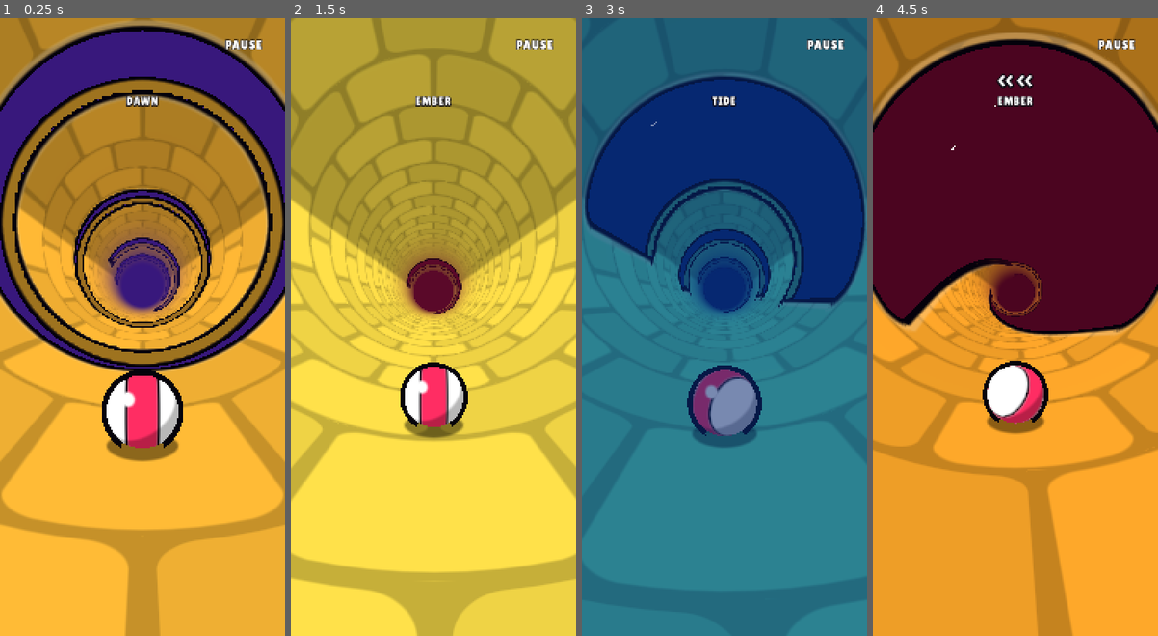
Above: before the commit, frames 1-4 (left to right).
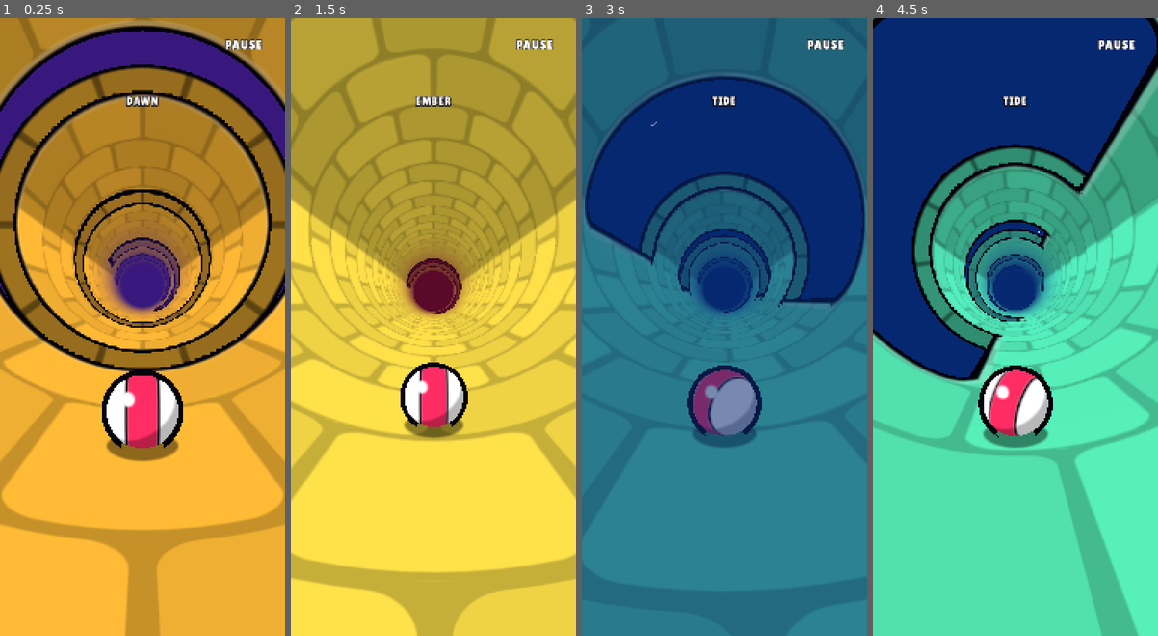
Above: after the commit, the same moments.

Repository: NixoSM/3D-gazer
Game: Godot game, scene res://tools/render_audit.tscn
Same seed, same stepped clock (60 frames per second), same inputs: the game is played once before the commit and once after it. This scene is started directly instead of the project's main scene.
Inputs (mouse positions are in pixels of both pictures, inside the frame that each line leads up to):
- Up to frame 1 (0.25 s): no input
- Up to frame 2 (1.5 s): move the mouse to (496, 296) at 0.52 s; hold D (tilt_right) 0.53-1.25 s; hold E (echo) 0.53-1.25 s; click (496, 296) at 0.67 s; tap Space (jump_big) at 0.77 s; drag from (376, 357) to (419, 450) at 1.27 s
- Up to frame 3 (3 s): move the mouse to (753, 191) at 2.02 s; hold D (tilt_right) 2.03-2.75 s; tap P at 2.1 s; click "RESTART LEVEL" at 2.75 s
- Up to frame 4 (4.5 s): drag from (1001, 450) to (930, 234) at 3.52 s; move the mouse to (1101, 419) at 4.27 s; hold A (tilt_left) from 4.28 s (still down); tap Shift at 4.35 s

The runs differ from the first frame. In frame 1, 8.0% of the frame differs, in the area x 0-100%, y 7-57%; in frame 2, 0.2%; in frame 3, 2.1%; in frame 4, 100%, in the area x 0-100%, y 0-100%.

Commit message:
Chunky 0.8 m shell with textured cut faces
Nicola picked the chunky shell: TunnelMath.WALL_THICKNESS is 0.8 m, which
both the physics and the cut-face renderer use. The cut faces now find the
ray's real hit point on the face (bisection on the hole field) and are
textured: by default the floor tiles' seams carry on down the faces so
every tile reads as a block; plain, layered and blocks-with-layers styles
are selectable and rendered by render_audit. Tests and bot runs pass.

Co-Authored-By: Claude Opus 5.5 <noreply@anthropic.com>
Claude-Session: https://claude.ai/code/session_01RfpSkT1dk7Qpn1XAnD6aEM

Diff:
--- a/shaders/tunnel.gdshader
+++ b/shaders/tunnel.gdshader
@@ -79,17 +79,11 @@
 	}
 	if (pattern == 1) {
 		// Big rounded tiles in a running bond, separated by soft seams.
-		float tiles_around = 10.0;
-		float tile_v = circumference / tiles_around;
-		float tile_u = band_length * 1.3;
-		float row = floor(u / tile_u);
-		float shifted = v + mod(row, 2.0) * tile_v * 0.5;
-		vec2 cell = vec2(mod(u, tile_u) - tile_u * 0.5, mod(shifted, tile_v) - tile_v * 0.5);
-		vec2 q = abs(cell) - vec2(tile_u, tile_v) * 0.5 + 0.09 + 0.35;
-		float box = length(max(q, 0.0)) + min(max(q.x, q.y), 0.0) - 0.35;
+		vec2 tile;
+		float box = -tile_box(u, v, band_length, tile);
 		float seam = 1.0 - inside(box, 0.0);
 		// Alternate tiles a touch lighter, like a hand-painted floor.
-		float checker = mod(row + floor(shifted / tile_v), 2.0);
+		float checker = mod(tile.x + tile.y, 2.0);
 		return (seam * 1.6 + checker * 0.45) * distance_fade;
 	}
 	if (pattern == 2) {
--- a/shaders/tunnel_shell.gdshader
+++ b/shaders/tunnel_shell.gdshader
@@ -16,6 +16,12 @@
 uniform float level_length = 600.0;
 uniform float shell_thickness = 0.45;
 uniform float face_shade = 0.62;      // cut faces are the wall colour, this much darker
+// Face texture: 0 plain, 1 blocks (the floor tiles' seams run down the
+// faces, so every tile is a block), 2 layers (strata, like a cut cake),
+// 3 blocks and layers.
+uniform int face_style = 1;
+uniform float band_length = 3.0;
+uniform float spin_offset = 0.0;
 uniform vec3 outline_color : source_color = vec3(0.04, 0.03, 0.06);
 uniform float fog_distance = 95.0;
 uniform vec3 fog_color : source_color = vec3(0.1);
@@ -47,7 +53,49 @@
 	}
 
 	float progress = clamp(s / level_length, 0.0, 1.0);
-	vec3 color = texture(wall_gradient, vec2(progress, 0.5)).rgb * face_shade;
+	vec3 wall = texture(wall_gradient, vec2(progress, 0.5)).rgb;
+	vec3 color = wall * face_shade;
+
+	if (face_style > 0) {
+		// Find where the ray really meets the cut face: between the inner
+		// crossing (open) and this pixel (solid) the field changes sign.
+		float lo = t;
+		float hi = 1.0;
+		for (int i = 0; i < 7; i++) {
+			float mid = (lo + hi) * 0.5;
+			vec3 p = camera + ray * mid;
+			if (floor_distance(-p.z, atan(p.x, -p.y)) < 0.0) {
+				lo = mid;
+			} else {
+				hi = mid;
+			}
+		}
+		vec3 hit = camera + ray * hi;
+		float depth = clamp((length(hit.xy) - tunnel_radius) / shell_thickness, 0.0, 1.0);
+		float hit_s = -hit.z;
+		float hit_angle = atan(hit.x, -hit.y);
+		float fade_far = 1.0 - smoothstep(28.0, 60.0, length(hit - camera));
+
+		if (face_style == 2 || face_style == 3) {
+			// Layers: a lighter top course, a darker body, a band between.
+			float layer = depth < 0.34 ? 1.0 : 0.0;
+			color = mix(wall * (face_shade - 0.08), wall * (face_shade + 0.12), layer);
+			float band = abs(depth - 0.34);
+			float w = max(fwidth(depth), 0.0001);
+			color = mix(color, wall * (face_shade - 0.22), (1.0 - smoothstep(0.035 - w, 0.035 + w, band)) * fade_far);
+		}
+		if (face_style == 1 || face_style == 3) {
+			// Blocks: the floor tiles' seams carry on down the face.
+			vec2 tile;
+			float v = wrap_angle(hit_angle - spin_offset) * tunnel_radius + PI * tunnel_radius;
+			float seam = tile_box(hit_s, v, band_length, tile);
+			float w = max(fwidth(seam), 0.0001);
+			float in_seam = 1.0 - smoothstep(-w, w, seam);
+			color = mix(color, wall * (face_shade - 0.25), in_seam * fade_far);
+			// Alternate blocks, like the tiles above.
+			color *= 1.0 - mod(tile.x + tile.y, 2.0) * 0.05 * fade_far;
+		}
+	}
 	// A black line where the face ends at the back of the shell.
 	float pixel = max(fwidth(min(d, 1.0)), 0.0001);
 	float line = max(0.07, pixel * 2.0);
--- a/src/core/tunnel_math.gd
+++ b/src/core/tunnel_math.gd
@@ -13,7 +13,7 @@
 
 ## Thickness (m) of the tunnel's shell. Holes are cut through it, so a ball
 ## that falls has to clear this much wall, and the renderer draws it.
-const WALL_THICKNESS := 0.45
+const WALL_THICKNESS := 0.8
 
 
 ## Wraps an angle to (-PI, PI].
--- a/src/presentation/tunnel_view.gd
+++ b/src/presentation/tunnel_view.gd
@@ -38,6 +38,13 @@
 		if material:
 			material.set_shader_parameter("pattern", value)
 
+## Texture of the cut faces (tunnel_shell.gdshader `face_style`).
+var face_style := 1:
+	set(value):
+		face_style = value
+		if shell_material:
+			shell_material.set_shader_parameter("face_style", value)
+
 var _chunks := {}  # chunk index -> MeshInstance3D
 var _ripples: Array[Vector4] = []
 var _next_ripple := 0
@@ -62,7 +69,7 @@
 	_set_both("level_length", level.length)
 	_set_both("tunnel_radius", level.tunnel_radius)
 	material.set_shader_parameter("ball_radius", tuning.ball_radius)
-	material.set_shader_parameter("band_length", band_length_for(level))
+	_set_both("band_length", band_length_for(level))
 	_set_both("hole_data", hole_texture(level))
 	material.set_shader_parameter("pattern", pattern)
 	set_spin_offset(0.0)
@@ -87,7 +94,7 @@
 
 ## How far (radians) the floor pattern has slid with the ground spin.
 func set_spin_offset(radians: float) -> void:
-	material.set_shader_parameter("spin_offset", wrapf(radians, -PI, PI))
+	_set_both("spin_offset", wrapf(radians, -PI, PI))
 
 
 ## Faster levels get shorter light/dark bands, so the rings flicker past
--- a/tools/render_audit.gd
+++ b/tools/render_audit.gd
@@ -66,17 +66,16 @@
 		await _shot("pattern_%d" % pattern)
 	world.tunnel.pattern = 1
 
-	# Shell thicknesses to choose from: a gate edge and a corkscrew each.
-	var thicknesses := [0.15, 0.45, 0.8, 1.2]
-	for k in thicknesses.size():
-		world.tunnel.shell_thickness = thicknesses[k]
+	# Cut-face textures to choose from: a gate edge, a corkscrew, a ring.
+	for style in 4:
+		world.tunnel.face_style = style
 		_main._play_level(1)
 		await _frames(3)
 		session.stop_run()
 		var gate := _first_hole(session.level, false)
 		_place(session, world, gate.s_start - 3.0, gate.angle_center + gate.angle_width * 0.5 + 0.25)
 		await _frames(12)
-		await _shot("thick_%d_gate" % k)
+		await _shot("face_%d_gate" % style)
 		_main._play_level(2)
 		await _frames(3)
 		session.stop_run()
@@ -85,8 +84,15 @@
 				_place(session, world, hole.s_start - 4.0, hole.angle_center + PI)
 				break
 		await _frames(12)
-		await _shot("thick_%d_twist" % k)
-	world.tunnel.shell_thickness = TunnelMath.WALL_THICKNESS
+		await _shot("face_%d_twist" % style)
+		_main._play_level(0)
+		await _frames(3)
+		session.stop_run()
+		var ring := _first_hole(session.level, true)
+		_place(session, world, ring.s_start - 2.5, 0.0)
+		await _frames(12)
+		await _shot("face_%d_ring" % style)
+	world.tunnel.face_style = 1
 
 	# The fall: roll straight into the first ring of level 1, frame by frame.
 	_main._play_level(0)
Not shown, changed: shaders/holes.gdshaderinc
Not shown, changed: docs/GAME_DESIGN.md
